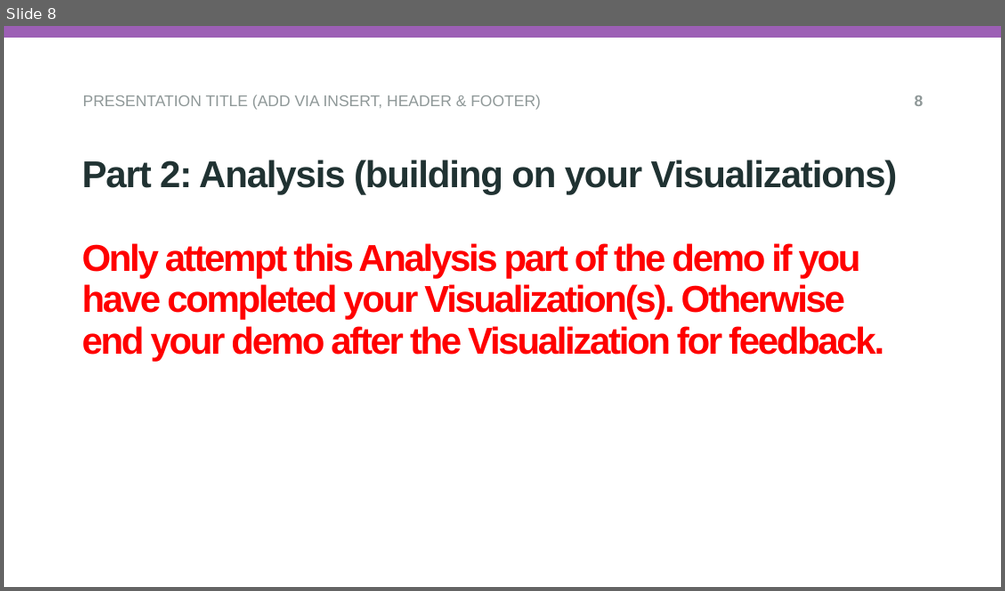
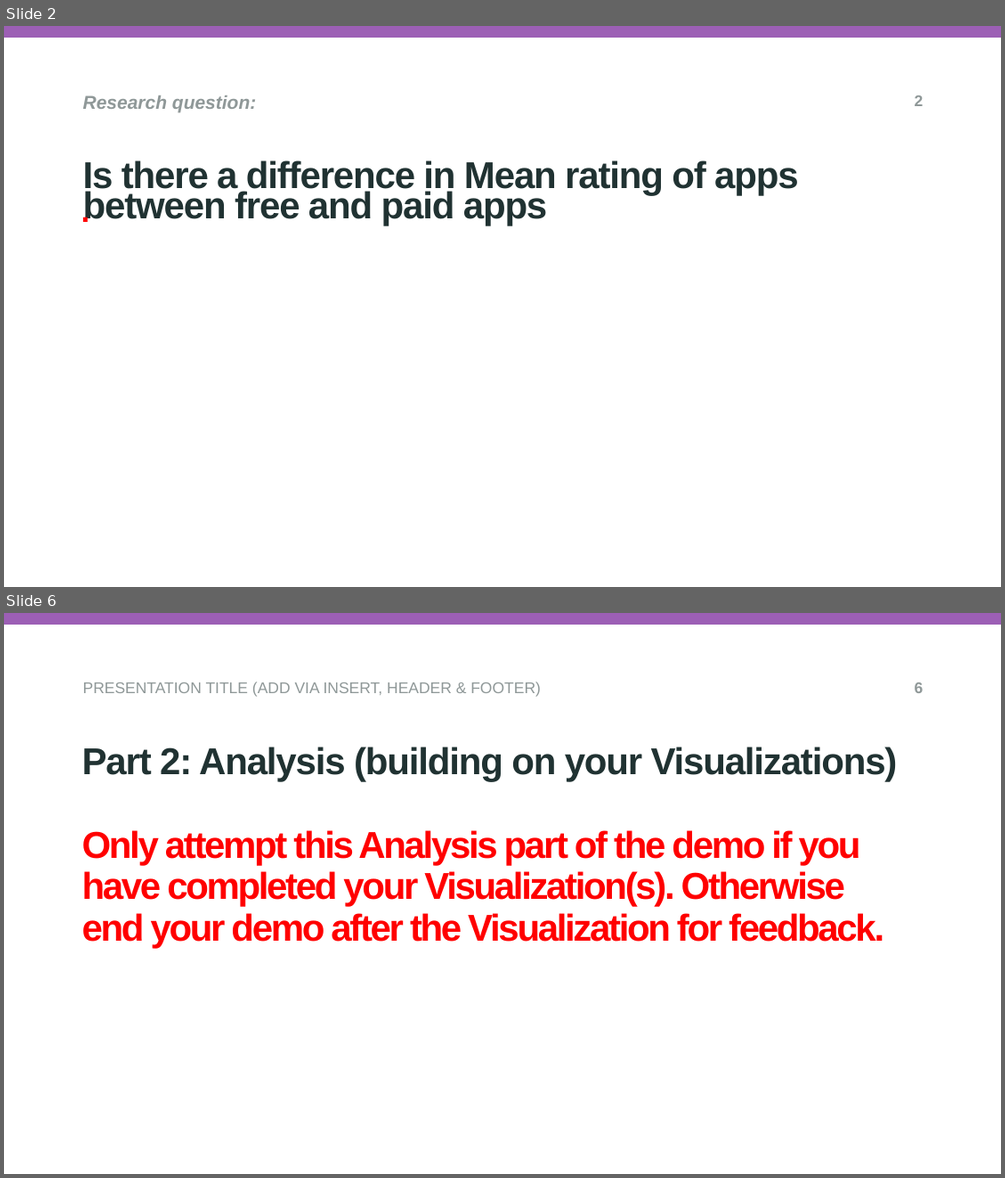
Before and after one commit to noelpaul07/A143A, a slide deck: vis_and_analysis_student_demo_template.pptx. Shown one above the other, each under a label of ours: slide 8 before the commit, slides 2 and 6 after it; the slides between them are not shown. The pictures are 1005x591 and 1005x1178 pixels, drawn with LibreOffice and Linux fonts; fonts in the diff are those of the drawing; background and template pictures are left out. Boxes give left, top, right and bottom in pixels: in the first picture for what was removed or moved away, otherwise in the second. Text is boxed around its words. In the diff, an @@ line names an element or a change of style, - is before the commit and + after.

```diff
--- a/vis_and_analysis_student_demo_template.pptx
+++ b/vis_and_analysis_student_demo_template.pptx
@@ slide 2 added at [4,26,1001,587], background #FFFFFF; not listed: 1 template element that a slide beside it also shows @@
@@ text added at [83,95,256,113], 18 pt, text #8F9898, bold, italic @@
+Research question:
@@ page number added at [914,95,923,106], 15 pt, text #8F9898, bold @@
+2
@@ title added at [81,167,955,360], 30 pt, text #FF0000, bold @@
+.
@@ subtitle added at [83,160,799,225], 36 pt, text #203232, bold @@
+Is there a difference in Mean rating of apps between free and paid apps
@@ what was slide 8 is now slide 6 @@
```
Also in this commit, not shown: 3 slides changed, 1 other slide added, 4 slides removed.
